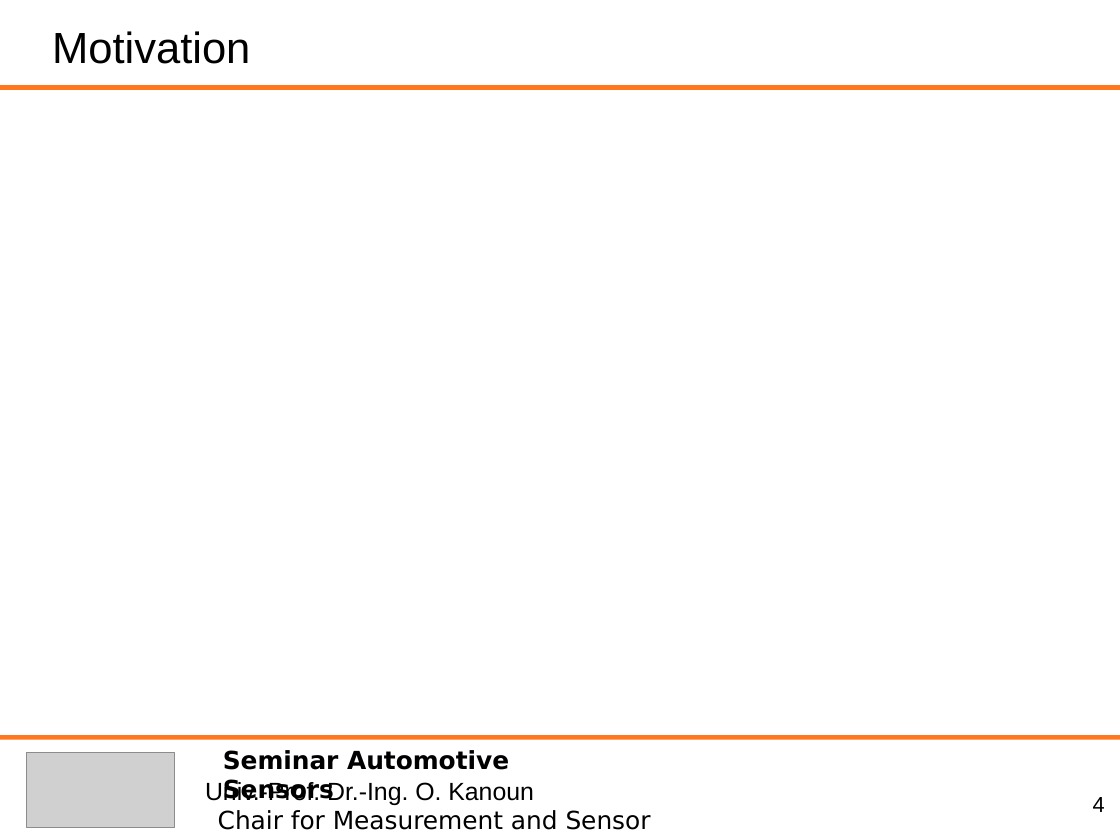
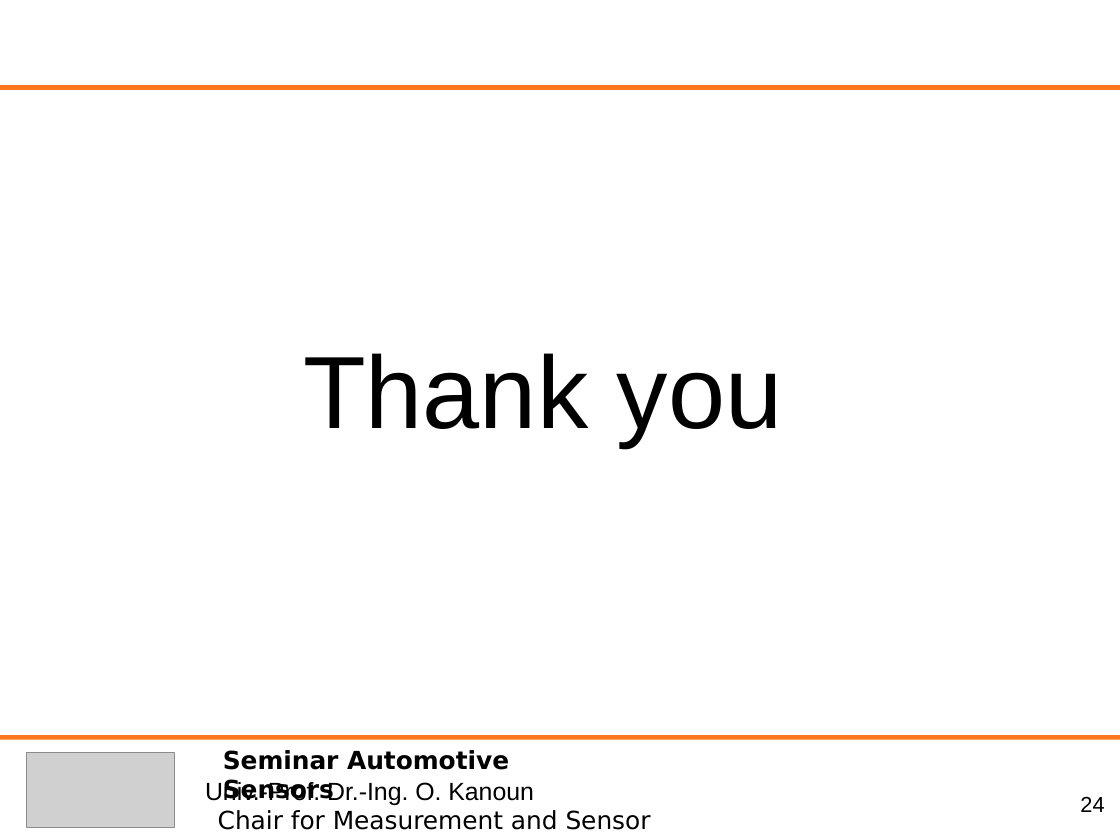
Before and after one commit to heihuhuRay/StudyNote, a slide deck: slide 24 of ASS/AutonoumousDriving_JunchengHu_C2.ppt (slide 4 before the commit). Drawn at 1120x840 pixels with LibreOffice and Linux fonts; fonts in the diff are those of the drawing; grey boxes stand for pictures. Boxes give left, top, right and bottom in pixels: in the first picture for what was removed or moved away, otherwise in the second. Text is boxed around its words. In the diff, an @@ line names an element or a change of style, - is before the commit and + after.

```diff
--- a/ASS/AutonoumousDriving_JunchengHu_C2.ppt
+++ b/ASS/AutonoumousDriving_JunchengHu_C2.ppt
@@ text removed at <box>52,31,250,64</box> @@
-Motivation
@@ text added at <box>303,353,782,448</box>, 66 pt, text #000000 @@
+Thank you
@@ page number at <box>1080,796,1104,812</box>: text changed @@
-4
+24
```
Also in this commit, not shown: 14 other slides changed, 3 slides added, 3 other files.
